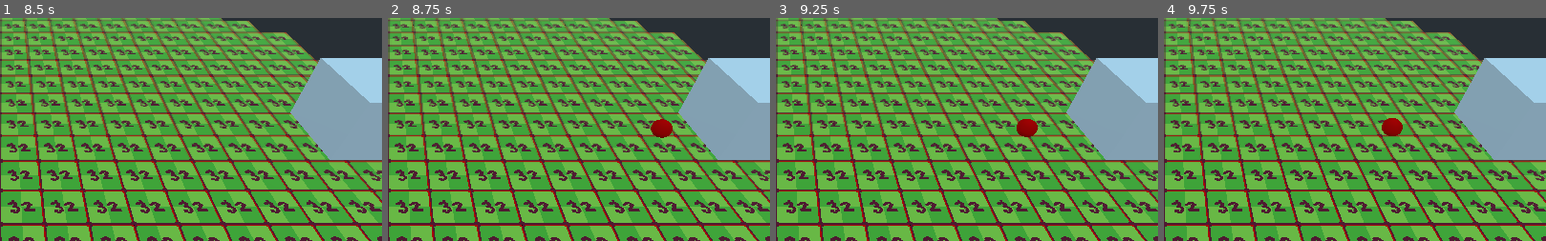
Above: before the commit, frames 1-4 (left to right).
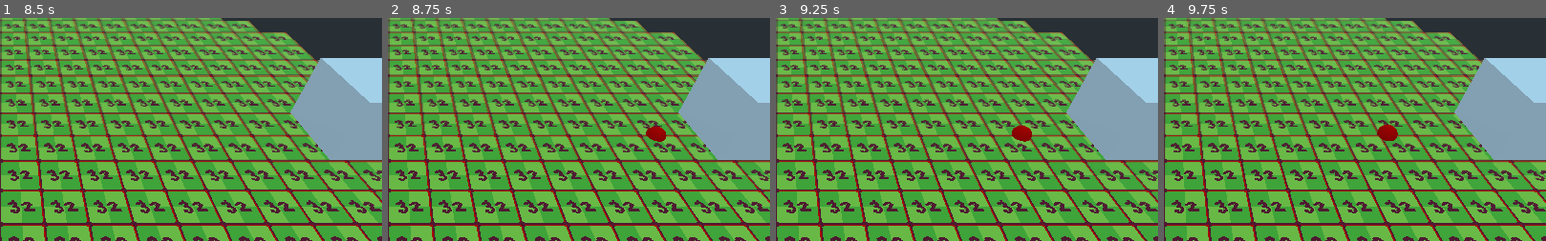
Above: after the commit, the same moments.

Repository: VPJPeltonen/Puzzlejam
Game: Godot game, scene res://src/scenes/Main.tscn
Same seed, same stepped clock (60 frames per second), same inputs: the game is played once before the commit and once after it.
Inputs (mouse positions are % of the whole screen's width and height, from its top left):
- Up to frame 1 (8.5 s): click "Start" at 0.5 s; click (2, 3) at 1.27 s; click "Summon" at 2 s; click "Summon" at 2.75 s; click (2, 3) at 3.52 s; click "Summon" at 4.25 s; click (2, 3) at 5.02 s; tap Enter at 5.75, 7.25 s; tap Space at 6.5, 8 s
- Up to frame 2 (8.75 s): no input
- Up to frame 3 (9.25 s): no input
- Up to frame 4 (9.75 s): no input
The pictures show only the part of the screen within x 50-100%, y 26-76%; the shares and areas given below are measured in that part.

Frame 1 is identical in both runs. In frame 2, 0.4% of the frame differs, in the area x 67-75%, y 45-56%; in frame 3, 0.4%; in frame 4, 0.4%.

Commit message:
some fixes

Diff:
--- a/src/scenes/Main.tscn
+++ b/src/scenes/Main.tscn
@@ -1,7 +1,8 @@
-[gd_scene load_steps=3 format=2]
+[gd_scene load_steps=4 format=2]
 
 [ext_resource path="res://src/scenes/tiles/Game.tscn" type="PackedScene" id=1]
 [ext_resource path="res://src/scripts/Main.gd" type="Script" id=2]
+[ext_resource path="res://assets/audio/Battle Loop #4.wav" type="AudioStream" id=3]
 
 [node name="Main" type="Spatial"]
 script = ExtResource( 2 )
@@ -100,5 +101,10 @@
 [node name="GameHolder" type="Spatial" parent="."]
 
 [node name="Game" parent="GameHolder" instance=ExtResource( 1 )]
+
+[node name="AudioStreamPlayer" type="AudioStreamPlayer" parent="."]
+stream = ExtResource( 3 )
+volume_db = -20.0
+autoplay = true
 [connection signal="pressed" from="MainMenu/VBoxContainer/Button" to="." method="_on_Button_pressed"]
 [connection signal="pressed" from="ContinueMenu/VBoxContainer/NextLevelButton" to="." method="_on_NextLevelButton_pressed"]
--- a/src/scenes/tiles/Game.tscn
+++ b/src/scenes/tiles/Game.tscn
@@ -18,6 +18,8 @@
 [ext_resource path="res://src/scenes/units/ram.tscn" type="PackedScene" id=16]
 [ext_resource path="res://src/scenes/units/Fireball.tscn" type="PackedScene" id=17]
 [ext_resource path="res://src/scenes/units/WoodWall.tscn" type="PackedScene" id=18]
+[ext_resource path="res://assets/audio/switch18.wav" type="AudioStream" id=19]
+[ext_resource path="res://assets/audio/exit.wav" type="AudioStream" id=20]
 
 [sub_resource type="StyleBoxFlat" id=1]
 bg_color = Color( 0, 0.439216, 1, 1 )
@@ -67,6 +69,14 @@
 text = "Summon"
 align = 1
 valign = 1
+
+[node name="moveSound" type="AudioStreamPlayer" parent="UI/TileGrid"]
+stream = ExtResource( 19 )
+volume_db = -10.0
+
+[node name="succesSound" type="AudioStreamPlayer" parent="UI/TileGrid"]
+stream = ExtResource( 20 )
+volume_db = -25.0
 
 [node name="PlayerHealth" type="ProgressBar" parent="UI"]
 anchor_top = 1.0
@@ -113,7 +123,7 @@
 fov = 55.0
 
 [node name="AISpawner" type="Position3D" parent="."]
-transform = Transform( 1, 0, 0, 0, 1, 0, 0, 0, 1, 7.65357, 1.32039, 5.08023 )
+transform = Transform( 1, 0, 0, 0, 1, 0, 0, 0, 1, 7.654, 1, 5 )
 script = ExtResource( 8 )
 peasant = ExtResource( 5 )
 rider = ExtResource( 10 )
@@ -132,7 +142,7 @@
 [node name="Spawner" type="Position3D" parent="." groups=[
 "Spawner",
 ]]
-transform = Transform( 1, 0, 0, 0, 1, 0, 0, 0, 1, -7.66014, 2.17458, 4.85138 )
+transform = Transform( 1, 0, 0, 0, 1, 0, 0, 0, 1, -7.66, 1, 5 )
 script = ExtResource( 4 )
 peasant = ExtResource( 5 )
 rider = ExtResource( 10 )
@@ -145,7 +155,6 @@
 woodwall = ExtResource( 18 )
 
 [node name="Timer" type="Timer" parent="Spawner"]
-wait_time = 0.5
 
 [node name="Castle" type="MeshInstance" parent="."]
 transform = Transform( 1, 0, 0, 0, 1, 0, 0, 0, 1, -9.59468, 1.87926, 4.9665 )
--- a/src/scenes/units/Arrow.tscn
+++ b/src/scenes/units/Arrow.tscn
@@ -1,6 +1,7 @@
-[gd_scene load_steps=5 format=2]
+[gd_scene load_steps=6 format=2]
 
 [ext_resource path="res://src/scripts/Unit.gd" type="Script" id=1]
+[ext_resource path="res://assets/audio/Death 1.wav" type="AudioStream" id=2]
 
 [sub_resource type="CylinderMesh" id=1]
 
@@ -43,6 +44,10 @@
 [node name="DeathTimer" type="Timer" parent="."]
 wait_time = 0.5
 one_shot = true
+
+[node name="DeathSound" type="AudioStreamPlayer" parent="."]
+stream = ExtResource( 2 )
+volume_db = -10.0
 [connection signal="area_shape_entered" from="Area" to="." method="_on_Area_area_shape_entered"]
 [connection signal="body_entered" from="Area" to="." method="_on_Area_body_entered"]
 [connection signal="timeout" from="DeathTimer" to="." method="_on_DeathTimer_timeout"]
--- a/src/scenes/units/Fireball.tscn
+++ b/src/scenes/units/Fireball.tscn
@@ -1,6 +1,7 @@
-[gd_scene load_steps=6 format=2]
+[gd_scene load_steps=7 format=2]
 
 [ext_resource path="res://src/scripts/Unit.gd" type="Script" id=1]
+[ext_resource path="res://assets/audio/Death 1.wav" type="AudioStream" id=2]
 
 [sub_resource type="SphereMesh" id=1]
 
@@ -42,5 +43,13 @@
 
 [node name="CollisionShape" type="CollisionShape" parent="Area"]
 shape = SubResource( 4 )
+
+[node name="DeathSound" type="AudioStreamPlayer" parent="."]
+stream = ExtResource( 2 )
+volume_db = -10.0
+
+[node name="DeathTimer" type="Timer" parent="."]
+wait_time = 0.5
 [connection signal="area_shape_entered" from="Area" to="." method="_on_Area_area_shape_entered"]
 [connection signal="body_entered" from="Area" to="." method="_on_Area_body_entered"]
+[connection signal="timeout" from="DeathTimer" to="." method="_on_DeathTimer_timeout"]
--- a/src/scenes/units/Heavy.tscn
+++ b/src/scenes/units/Heavy.tscn
@@ -1,7 +1,8 @@
-[gd_scene load_steps=17 format=2]
+[gd_scene load_steps=18 format=2]
 
 [ext_resource path="res://src/scripts/Unit.gd" type="Script" id=1]
 [ext_resource path="res://assets/models/Material.material" type="Material" id=2]
+[ext_resource path="res://assets/audio/Death 1.wav" type="AudioStream" id=3]
 
 [sub_resource type="CylinderShape" id=15]
 
@@ -858,6 +859,10 @@
 [node name="DeathTimer" type="Timer" parent="."]
 wait_time = 0.5
 one_shot = true
+
+[node name="DeathSound" type="AudioStreamPlayer" parent="."]
+stream = ExtResource( 3 )
+volume_db = -10.0
 [connection signal="area_shape_entered" from="Area" to="." method="_on_Area_area_shape_entered"]
 [connection signal="body_entered" from="Area" to="." method="_on_Area_body_entered"]
 [connection signal="animation_finished" from="blue/AnimationPlayer" to="." method="_on_AnimationPlayer_animation_finished"]
--- a/src/scenes/units/Mage.tscn
+++ b/src/scenes/units/Mage.tscn
@@ -1,7 +1,8 @@
-[gd_scene load_steps=17 format=2]
+[gd_scene load_steps=18 format=2]
 
 [ext_resource path="res://src/scripts/Unit.gd" type="Script" id=1]
 [ext_resource path="res://assets/models/Material.material" type="Material" id=2]
+[ext_resource path="res://assets/audio/Death 1.wav" type="AudioStream" id=3]
 
 [sub_resource type="CylinderShape" id=15]
 
@@ -497,6 +498,10 @@
 [node name="DeathTimer" type="Timer" parent="."]
 wait_time = 0.5
 one_shot = true
+
+[node name="DeathSound" type="AudioStreamPlayer" parent="."]
+stream = ExtResource( 3 )
+volume_db = -10.0
 [connection signal="area_shape_entered" from="Area" to="." method="_on_Area_area_shape_entered"]
 [connection signal="body_entered" from="Area" to="." method="_on_Area_body_entered"]
 [connection signal="animation_finished" from="blue/AnimationPlayer" to="." method="_on_AnimationPlayer_animation_finished"]
--- a/src/scenes/units/Peasant.tscn
+++ b/src/scenes/units/Peasant.tscn
@@ -1,7 +1,8 @@
-[gd_scene load_steps=17 format=2]
+[gd_scene load_steps=18 format=2]
 
 [ext_resource path="res://src/scripts/Unit.gd" type="Script" id=1]
 [ext_resource path="res://assets/models/Material.material" type="Material" id=2]
+[ext_resource path="res://assets/audio/Death 1.wav" type="AudioStream" id=3]
 
 [sub_resource type="CylinderShape" id=1]
 
@@ -857,6 +858,10 @@
 [node name="DeathTimer" type="Timer" parent="."]
 wait_time = 0.5
 one_shot = true
+
+[node name="DeathSound" type="AudioStreamPlayer" parent="."]
+stream = ExtResource( 3 )
+volume_db = -10.0
 [connection signal="area_shape_entered" from="Area" to="." method="_on_Area_area_shape_entered"]
 [connection signal="body_entered" from="Area" to="." method="_on_Area_body_entered"]
 [connection signal="animation_finished" from="blue/AnimationPlayer" to="." method="_on_AnimationPlayer_animation_finished"]
--- a/src/scenes/units/Rider.tscn
+++ b/src/scenes/units/Rider.tscn
@@ -1,8 +1,9 @@
-[gd_scene load_steps=18 format=2]
+[gd_scene load_steps=19 format=2]
 
 [ext_resource path="res://src/scripts/Unit.gd" type="Script" id=1]
 [ext_resource path="res://assets/models/Material.material" type="Material" id=2]
 [ext_resource path="res://src/materials/main_spatialmaterial.tres" type="Material" id=3]
+[ext_resource path="res://assets/audio/Death 1.wav" type="AudioStream" id=4]
 
 [sub_resource type="CylinderShape" id=15]
 
@@ -931,6 +932,10 @@
 [node name="DeathTimer" type="Timer" parent="."]
 wait_time = 0.5
 one_shot = true
+
+[node name="DeathSound" type="AudioStreamPlayer" parent="."]
+stream = ExtResource( 4 )
+volume_db = -10.0
 [connection signal="area_shape_entered" from="Area" to="." method="_on_Area_area_shape_entered"]
 [connection signal="body_entered" from="Area" to="." method="_on_Area_body_entered"]
 [connection signal="animation_finished" from="red/AnimationPlayer" to="." method="_on_AnimationPlayer_animation_finished"]
--- a/src/scenes/units/Spear.tscn
+++ b/src/scenes/units/Spear.tscn
@@ -1,8 +1,9 @@
-[gd_scene load_steps=17 format=2]
+[gd_scene load_steps=18 format=2]
 
 [ext_resource path="res://src/scripts/Unit.gd" type="Script" id=1]
 [ext_resource path="res://assets/models/Material.material" type="Material" id=2]
 [ext_resource path="res://assets/textures/dumbstupidfix.png" type="Texture" id=3]
+[ext_resource path="res://assets/audio/Death 1.wav" type="AudioStream" id=4]
 
 [sub_resource type="CylinderShape" id=14]
 
@@ -1571,6 +1572,10 @@
 [node name="DeathTimer" type="Timer" parent="."]
 wait_time = 0.5
 one_shot = true
+
+[node name="DeathSound" type="AudioStreamPlayer" parent="."]
+stream = ExtResource( 4 )
+volume_db = -10.0
 [connection signal="area_shape_entered" from="Area" to="." method="_on_Area_area_shape_entered"]
 [connection signal="body_entered" from="Area" to="." method="_on_Area_body_entered"]
 [connection signal="animation_finished" from="blue/AnimationPlayer" to="." method="_on_AnimationPlayer_animation_finished"]
--- a/src/scenes/units/WoodWall.tscn
+++ b/src/scenes/units/WoodWall.tscn
@@ -1,6 +1,7 @@
-[gd_scene load_steps=6 format=2]
+[gd_scene load_steps=7 format=2]
 
 [ext_resource path="res://src/scripts/Unit.gd" type="Script" id=1]
+[ext_resource path="res://assets/audio/Death 1.wav" type="AudioStream" id=2]
 
 [sub_resource type="CubeMesh" id=1]
 
@@ -16,6 +17,7 @@
 [node name="WoodWall" type="KinematicBody" groups=[
 "mob",
 ]]
+transform = Transform( 1, 0, 0, 0, 1, 0, 0, 0, 1, 0, 0.507006, 0 )
 script = ExtResource( 1 )
 speed = 0
 attack = 100
@@ -44,6 +46,10 @@
 [node name="DeathTimer" type="Timer" parent="."]
 wait_time = 0.5
 one_shot = true
+
+[node name="DeathSound" type="AudioStreamPlayer" parent="."]
+stream = ExtResource( 2 )
+volume_db = -10.0
 [connection signal="area_shape_entered" from="Area" to="." method="_on_Area_area_shape_entered"]
 [connection signal="body_entered" from="Area" to="." method="_on_Area_body_entered"]
 [connection signal="timeout" from="DeathTimer" to="." method="_on_DeathTimer_timeout"]
--- a/src/scenes/units/ram.tscn
+++ b/src/scenes/units/ram.tscn
@@ -1,7 +1,8 @@
-[gd_scene load_steps=17 format=2]
+[gd_scene load_steps=18 format=2]
 
 [ext_resource path="res://src/scripts/Unit.gd" type="Script" id=1]
 [ext_resource path="res://assets/models/Material.material" type="Material" id=2]
+[ext_resource path="res://assets/audio/Death 1.wav" type="AudioStream" id=3]
 
 [sub_resource type="CylinderShape" id=15]
 
@@ -1073,6 +1074,10 @@
 [node name="DeathTimer" type="Timer" parent="."]
 wait_time = 0.5
 one_shot = true
+
+[node name="DeathSound" type="AudioStreamPlayer" parent="."]
+stream = ExtResource( 3 )
+volume_db = -10.0
 [connection signal="area_shape_entered" from="Area" to="." method="_on_Area_area_shape_entered"]
 [connection signal="body_entered" from="Area" to="." method="_on_Area_body_entered"]
 [connection signal="animation_finished" from="red/AnimationPlayer" to="." method="_on_AnimationPlayer_animation_finished"]
--- a/src/scripts/TileGrid.gd
+++ b/src/scripts/TileGrid.gd
@@ -72,6 +72,7 @@
 		var tile_1 = active_tiles[0].get_data()
 		var tile_2 = active_tiles[1].get_data()
 		if is_valid(tile_1,tile_2):
+			$moveSound.play()
 			active_tiles[0].set_data(tile_2)
 			active_tiles[1].set_data(tile_1)
 			grid[tile_1.x][tile_1.y] = active_tiles[1]
@@ -262,6 +263,7 @@
 	return true
 
 func highlight(tiles: Array, type: String) -> void:
+	$succesSound.play()
 	mobs_to_spawn.append(type)
 	for tile in tiles:
 		ready_to_spawn.append(tile)
--- a/src/scripts/Unit.gd
+++ b/src/scripts/Unit.gd
@@ -29,6 +29,7 @@
 	health -= amount
 	if health <= 0:
 		$DeathTimer.start()
+		$DeathSound.play()
 		dying = true
 
 func set_side(new_side: String) -> void:
@@ -56,7 +57,7 @@
 				$blue/AnimationPlayer.play("attack")
 				$red/AnimationPlayer.play("attack")
 			area.get_parent().damage(attack)
-			if projectile:
+			if projectile and !area.get_parent().dying:
 				queue_free()
 
 func _on_DeathTimer_timeout():
Not shown, added: assets/audio/Arcade_Positive_Jingle_01_1.wav.import
Not shown, added: assets/audio/Battle Loop #4.wav.import
Not shown, added: assets/audio/Death 1.wav.import
Not shown, added: assets/audio/exit.wav.import
Not shown, added: assets/audio/qubodupImpactMeat02.ogg.import
Not shown, added: assets/audio/switch18.wav.import
Not shown, changed: export_presets.cfg
Not shown: 1 places in src/scenes/tiles/Game.tscn that only renumber resources
Not shown, added: assets/audio/Arcade_Positive_Jingle_01_1.wav
Not shown, added: assets/audio/Battle Loop #4.wav
Not shown, added: assets/audio/Death 1.wav
Not shown, added: assets/audio/exit.wav
(and 2 more such lines)
